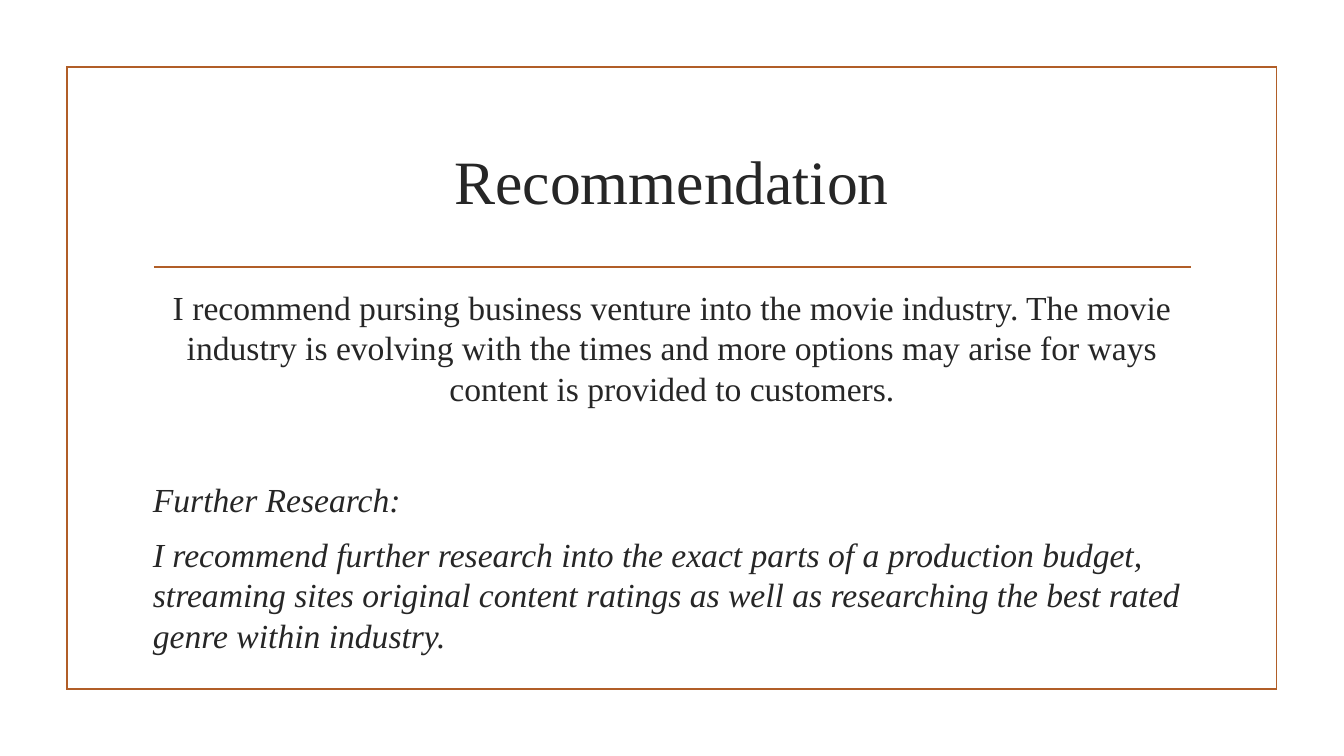
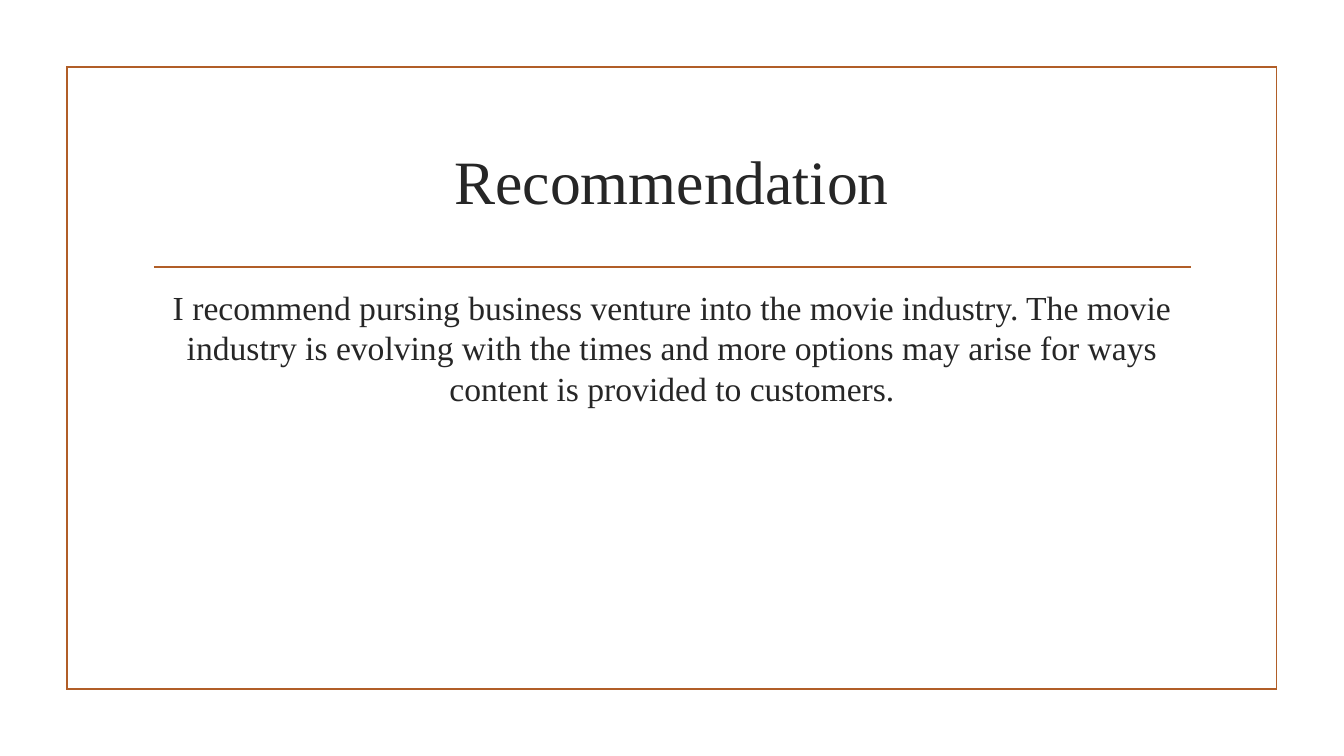
Before and after one commit to Nyla-max/dsc-mod-1-project-v2-1-onl01-dtsc-pt-012120, a slide deck: slide 7 of Module1_Project.pptx. Drawn at 1344x756 pixels with LibreOffice and Linux fonts; fonts in the diff are those of the drawing; background and template pictures are left out. Boxes give left, top, right and bottom in pixels: in the first picture for what was removed or moved away, otherwise in the second. Text is boxed around its words. In the diff, an @@ line names an element or a change of style, - is before the commit and + after.

Commit message:
Updated ppt presentation

```diff
--- a/Module1_Project.pptx
+++ b/Module1_Project.pptx
@@ text at <box>153,488,1180,654</box>: paragraphs removed @@
-Further Research:
-I recommend further research into the exact parts of a production budget, streaming sites original content ratings as well as researching the best rated genre within industry.
```
Also in this commit, not shown: 4 slides added.
